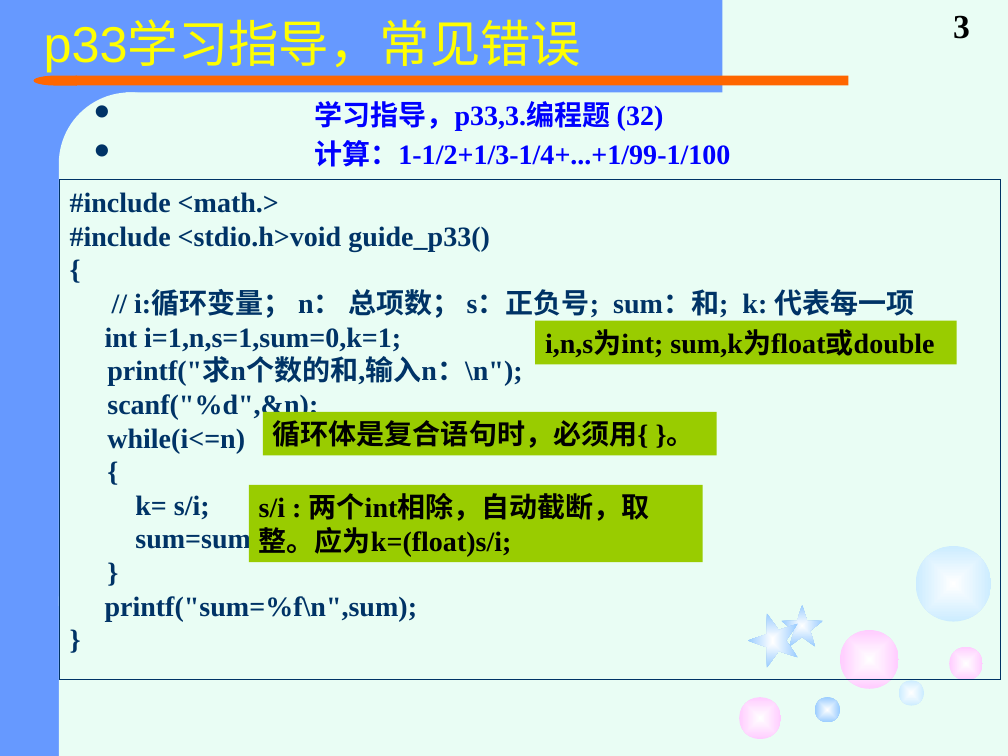
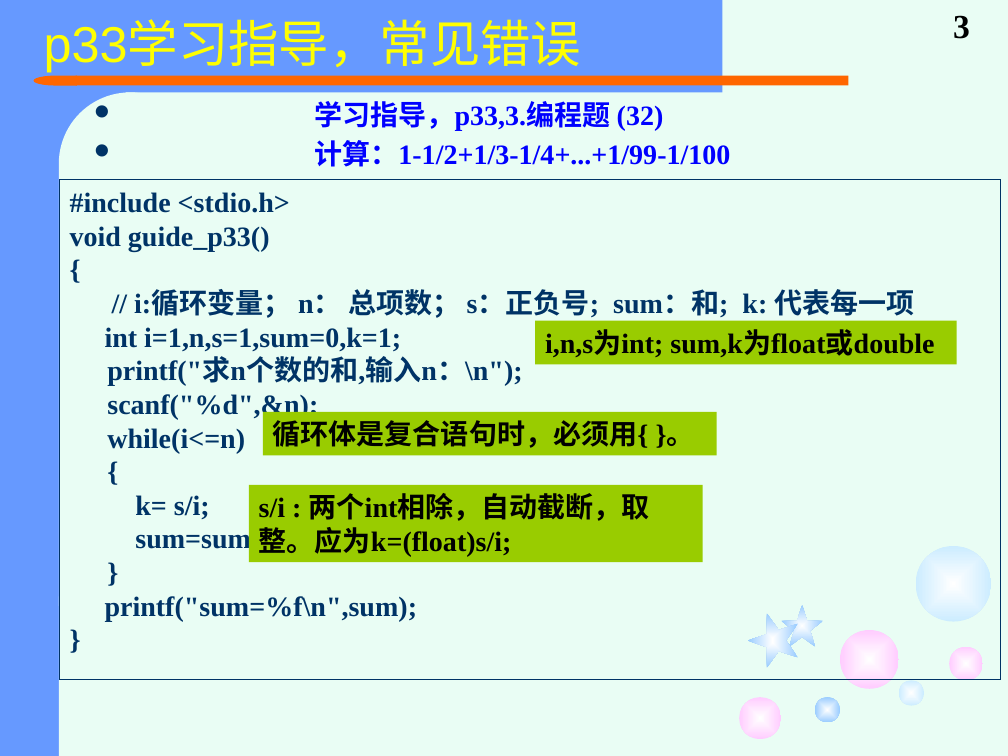
Before and after one commit to jtrfid/C-Repositories, a slide deck: slide 3 of 2015备课/课件/上机常见错误.pptx. Drawn at 1008x756 pixels with LibreOffice and Linux fonts; fonts in the diff are those of the drawing. Boxes give left, top, right and bottom in pixels: in the first picture for what was removed or moved away, otherwise in the second. Text is boxed around its words. In the diff, an @@ line names an element or a change of style, - is before the commit and + after.

Commit message:
修订上机常见错误

```diff
--- a/2015备课/课件/上机常见错误.pptx
+++ b/2015备课/课件/上机常见错误.pptx
@@ text in rectangle at (70,192,290,251): text changed @@
-#include <math.>
-#include <stdio.h>void guide_p33()
+#include <stdio.h>
+void guide_p33()
```
Also in this commit, not shown: 2 other slides changed.
